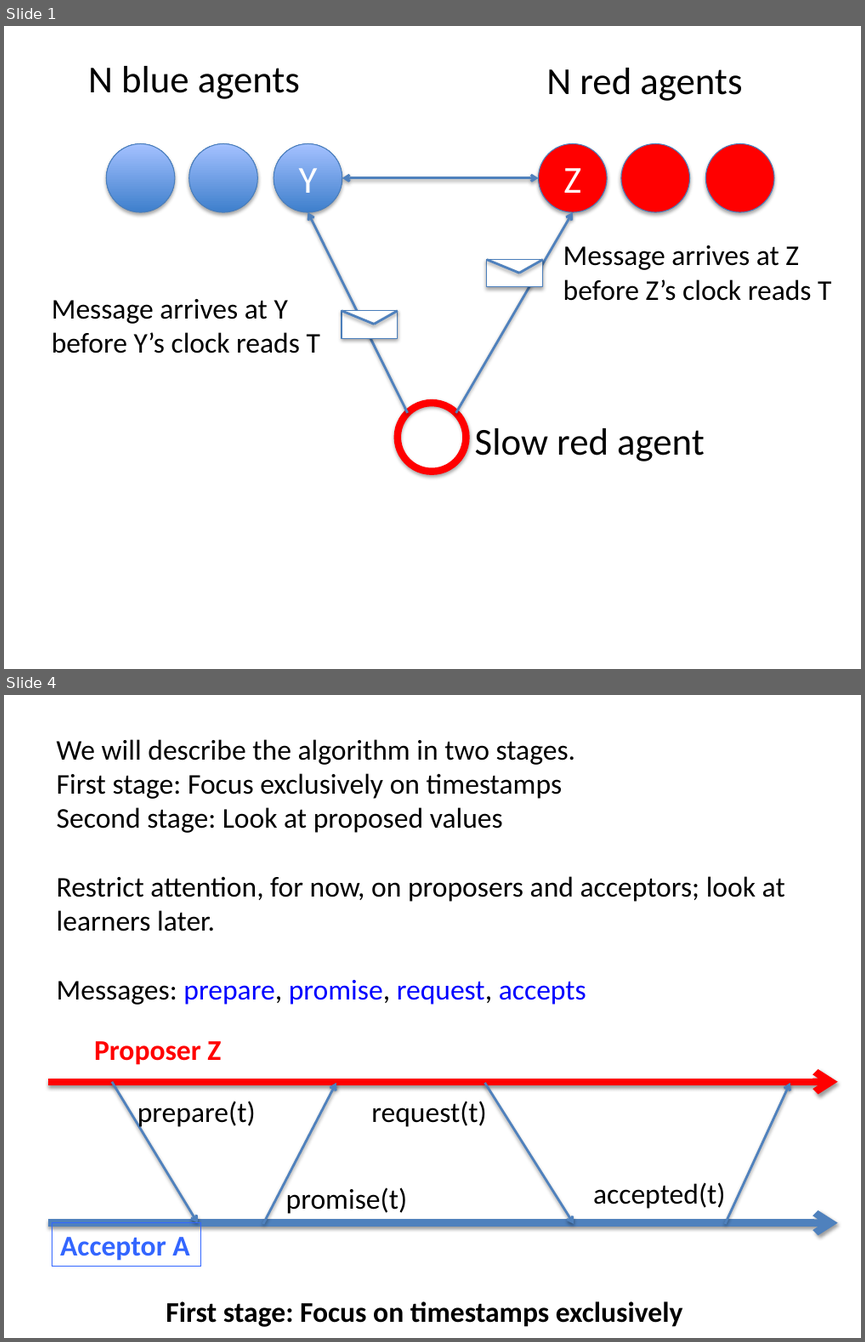
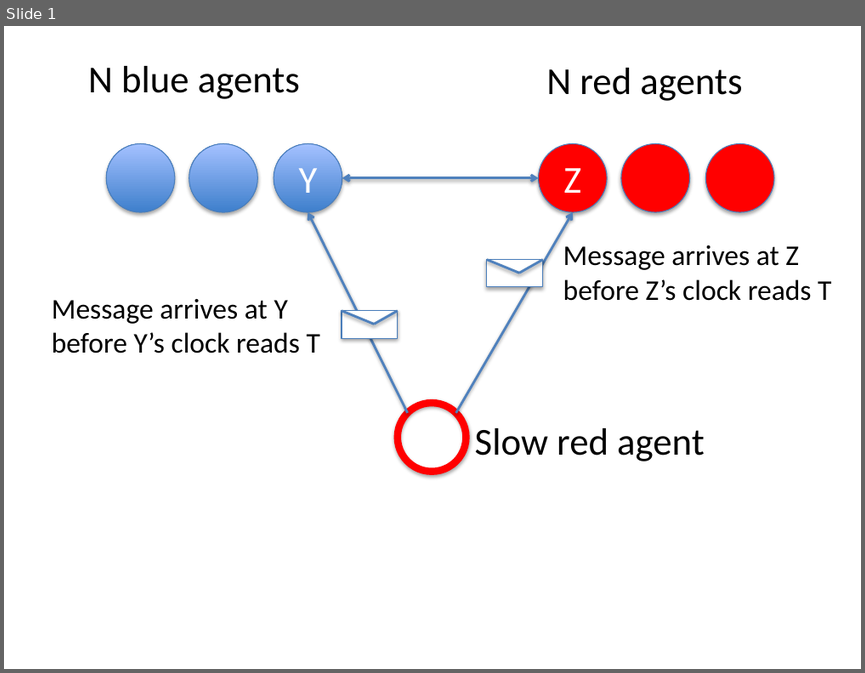
Before and after one commit to kmchandy/kmchandy.github.io, a slide deck: Paxos/PaxosFigures.pptx. Shown one above the other, each under a label of ours: slides 1 and 4 before the commit, slide 1 after it; the slides between them are not shown. The pictures are 865x1342 and 865x673 pixels, drawn with LibreOffice and Linux fonts; fonts in the diff are those of the drawing. Boxes give left, top, right and bottom in pixels: in the first picture for what was removed or moved away, otherwise in the second. Text is boxed around its words. In the diff, an @@ line names an element or a change of style, - is before the commit and + after.

```diff
--- a/Paxos/PaxosFigures.pptx
+++ b/Paxos/PaxosFigures.pptx
@@ slide 4 removed at bbox=[4, 695, 861, 1338], background #FFFFFF @@
@@ text removed at bbox=[57, 739, 785, 1004] @@
-We will describe the algorithm in two stages.
-First stage: Focus exclusively on timestamps
-Second stage: Look at proposed values
-Restrict attention, for now, on proposers and acceptors; look at learners later.
-Messages: prepare, promise, request, accepts
@@ text removed at bbox=[94, 1041, 221, 1065] @@
-Proposer Z
@@ arrow removed from (47, 1082) to (838, 1082) @@
@@ arrow removed from (112, 1082) to (198, 1223) @@
@@ text removed at bbox=[137, 1100, 256, 1129] @@
-prepare(t)
@@ arrow removed from (263, 1224) to (336, 1083) @@
@@ text removed at bbox=[371, 1100, 486, 1127] @@
-request(t)
@@ arrow removed from (484, 1083) to (574, 1224) @@
@@ arrow removed from (725, 1224) to (789, 1083) @@
@@ text removed at bbox=[286, 1187, 408, 1213] @@
-promise(t)
@@ text removed at bbox=[593, 1182, 726, 1208] @@
-accepted(t)
@@ arrow removed from (47, 1223) to (838, 1223) @@
@@ rectangle removed at bbox=[52, 1223, 201, 1265] @@
-Acceptor A
@@ text removed at bbox=[166, 1301, 683, 1327] @@
-First stage: Focus on timestamps exclusively
```
Also in this commit, not shown: 5 slides changed, 1 slide added, 8 other slides removed, 22 other files.
